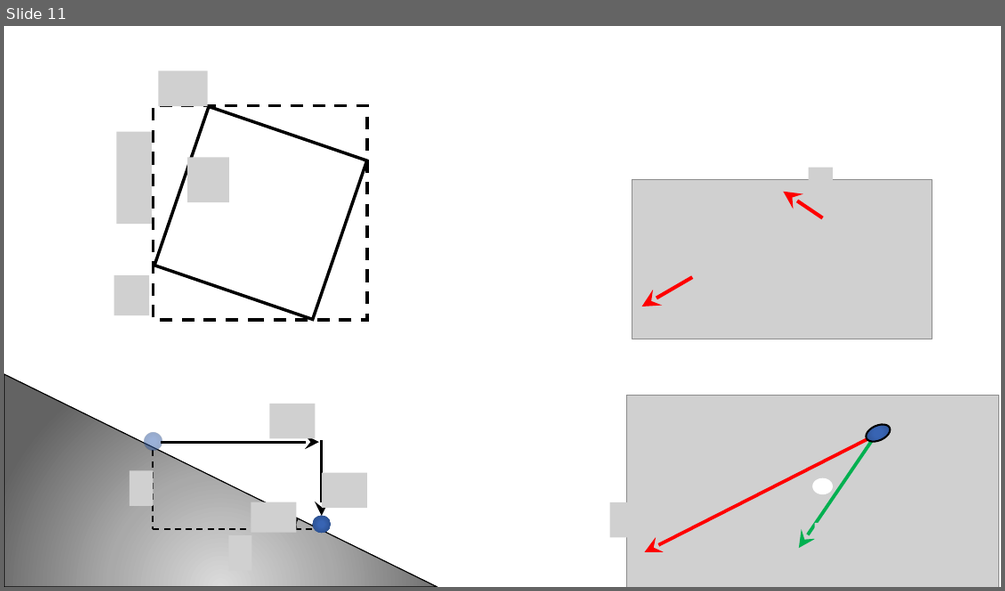
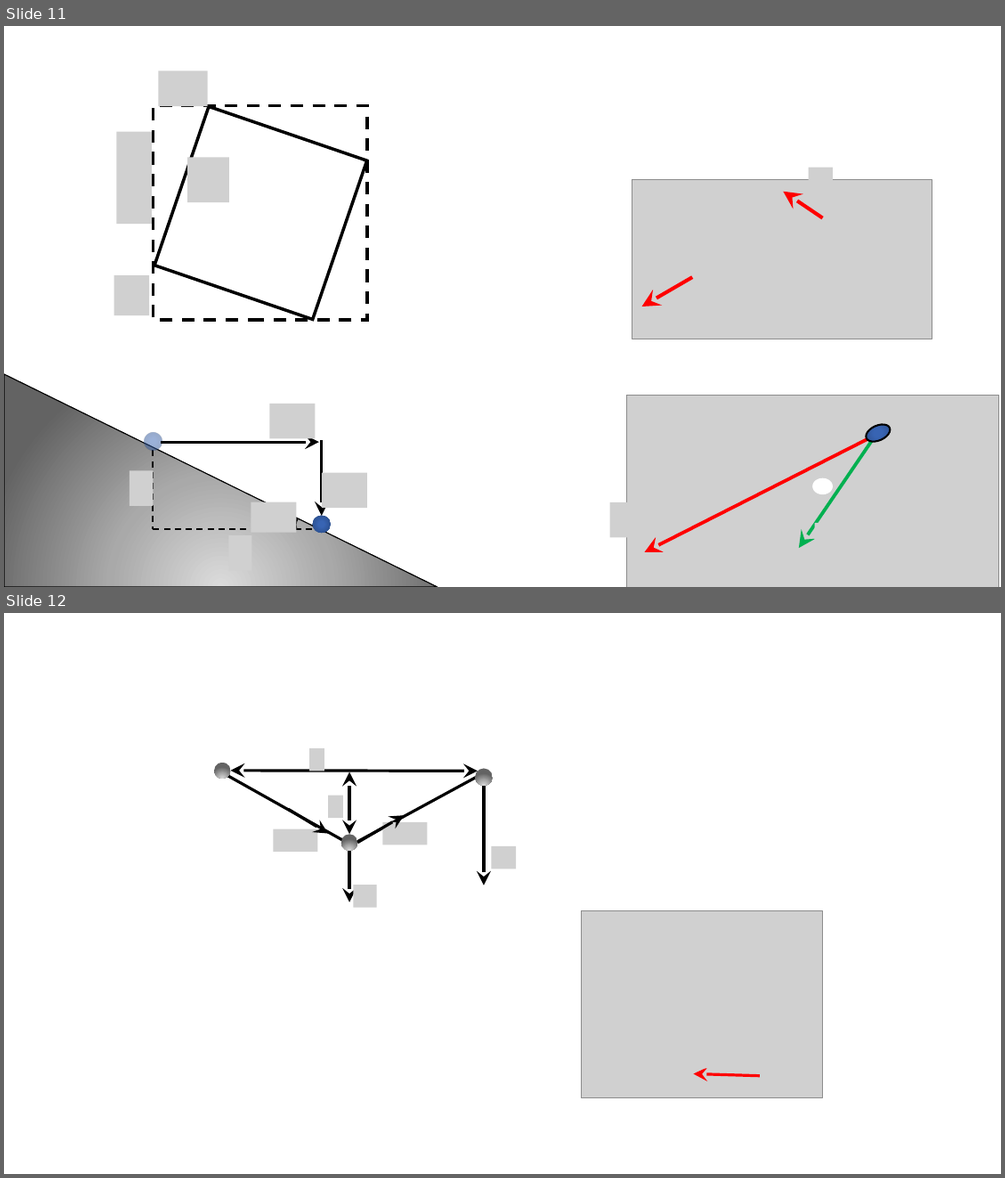
Before and after one commit to savchenko-physics/savchenko-physics.github.io, a slide deck: volunteer/Drawings.pptx. Shown one above the other, each under a label of ours: slide 11 before the commit, slides 11 and 12 after it. The pictures are 1005x591 and 1005x1178 pixels, drawn with LibreOffice and Linux fonts; fonts in the diff are those of the drawing; grey boxes stand for pictures. Boxes give left, top, right and bottom in pixels: in the first picture for what was removed or moved away, otherwise in the second. Text is boxed around its words. In the diff, an @@ line names an element or a change of style, - is before the commit and + after.

```diff
--- a/volunteer/Drawings.pptx
+++ b/volunteer/Drawings.pptx
@@ slide 12 added at box(4, 613, 1001, 1174), background #FFFFFF @@
@@ ellipse added at box(214, 763, 231, 779), fill gradient #DBDBDB to #AAAAAA to #636363 @@
@@ line added from (218, 770) to (349, 844), #000000 2.75 pt @@
@@ double arrow added from (231, 771) to (477, 771), #000000 2.75 pt @@
@@ picture added at box(310, 748, 324, 771) @@
@@ double arrow added from (349, 835) to (349, 772), #000000 2.75 pt @@
@@ ellipse added at box(475, 769, 493, 786), fill gradient #DBDBDB to #AAAAAA to #636363 @@
@@ picture added at box(328, 795, 343, 818) @@
@@ line added from (477, 777) to (353, 844), #000000 2.75 pt @@
@@ arrow added from (484, 783) to (484, 885), #000000 2.75 pt @@
@@ arrow added from (288, 809) to (328, 834), #000000 2.75 pt @@
@@ arrow added from (357, 843) to (404, 816), #000000 2.75 pt @@
@@ picture added at box(382, 822, 428, 844) @@
@@ picture added at box(273, 829, 318, 852) @@
@@ ellipse added at box(341, 835, 357, 851), fill gradient #DBDBDB to #AAAAAA to #636363 @@
@@ arrow added from (349, 844) to (349, 902), #000000 2.75 pt @@
@@ picture added at box(492, 846, 517, 868) @@
@@ picture added at box(353, 884, 376, 907) @@
@@ picture added at box(582, 910, 823, 1097) @@
@@ picture added at box(609, 1004, 633, 1038) @@
@@ picture added at box(671, 1046, 694, 1080) @@
@@ picture added at box(702, 1046, 725, 1068) @@
@@ arrow added from (760, 1076) to (694, 1074), #FF0000 2.75 pt @@
```
Also in this commit, not shown: 6 other files.
